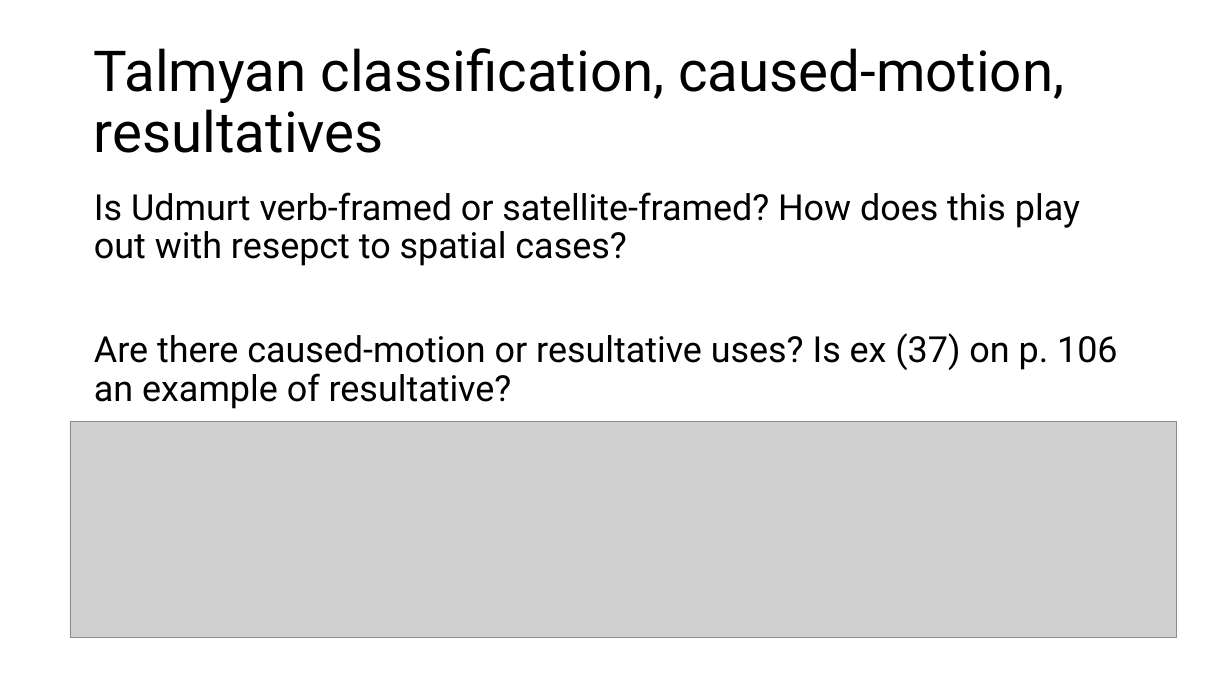
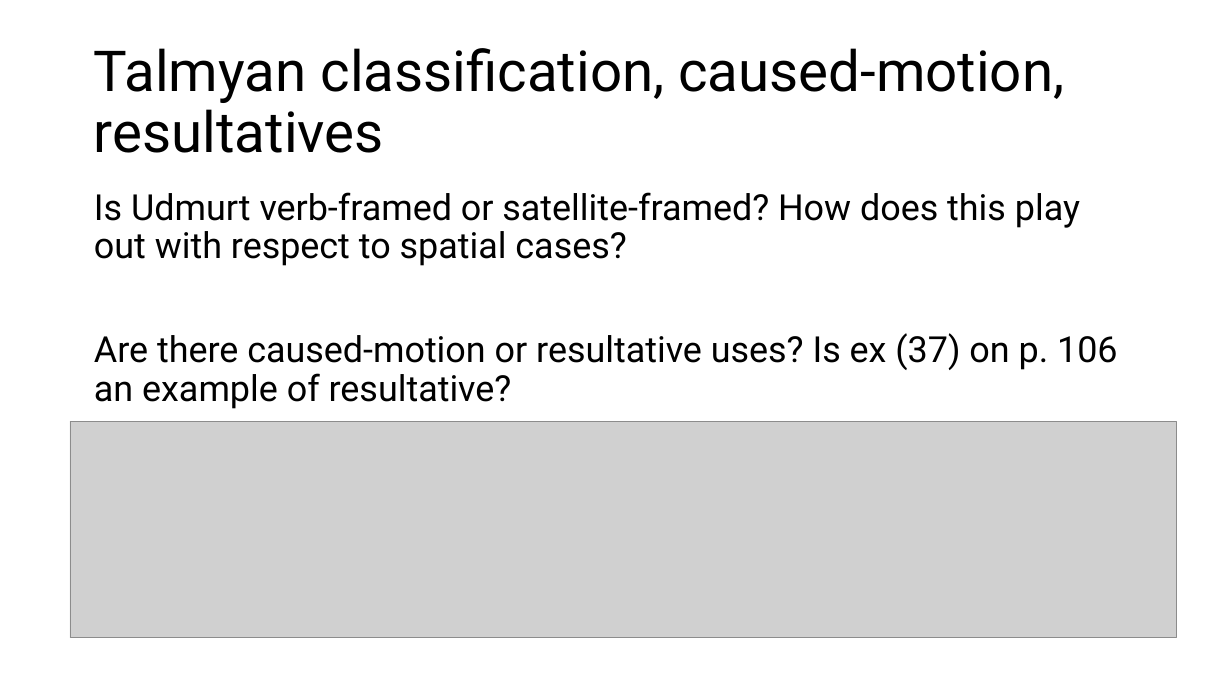
Before and after one commit to lajanda/lajanda.github.io, a slide deck: slide 18 of conference presentations/Defense_Erkkila.pptx. Drawn at 1232x693 pixels with LibreOffice and Linux fonts; fonts in the diff are those of the drawing; grey boxes stand for pictures. Boxes give left, top, right and bottom in pixels: in the first picture for what was removed or moved away, otherwise in the second. Text is boxed around its words. In the diff, an @@ line names an element or a change of style, - is before the commit and + after.

```diff
--- a/conference presentations/Defense_Erkkila.pptx
+++ b/conference presentations/Defense_Erkkila.pptx
@@ text at (94, 192, 1080, 266): text changed @@
-Is Udmurt verb-framed or satellite-framed? How does this play out with resepct to spatial cases?
+Is Udmurt verb-framed or satellite-framed? How does this play out with respect to spatial cases?
```
Also in this commit, not shown: 5 other slides changed, 1 other file.
